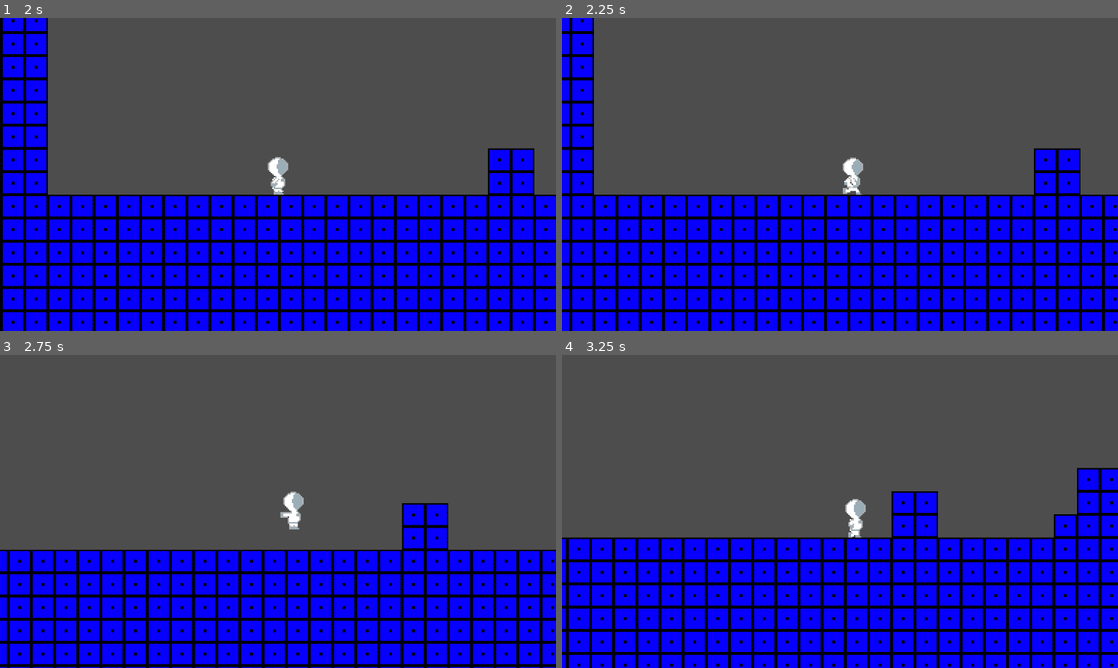
Above: before the commit, frames 1-4 (two rows, left to right).
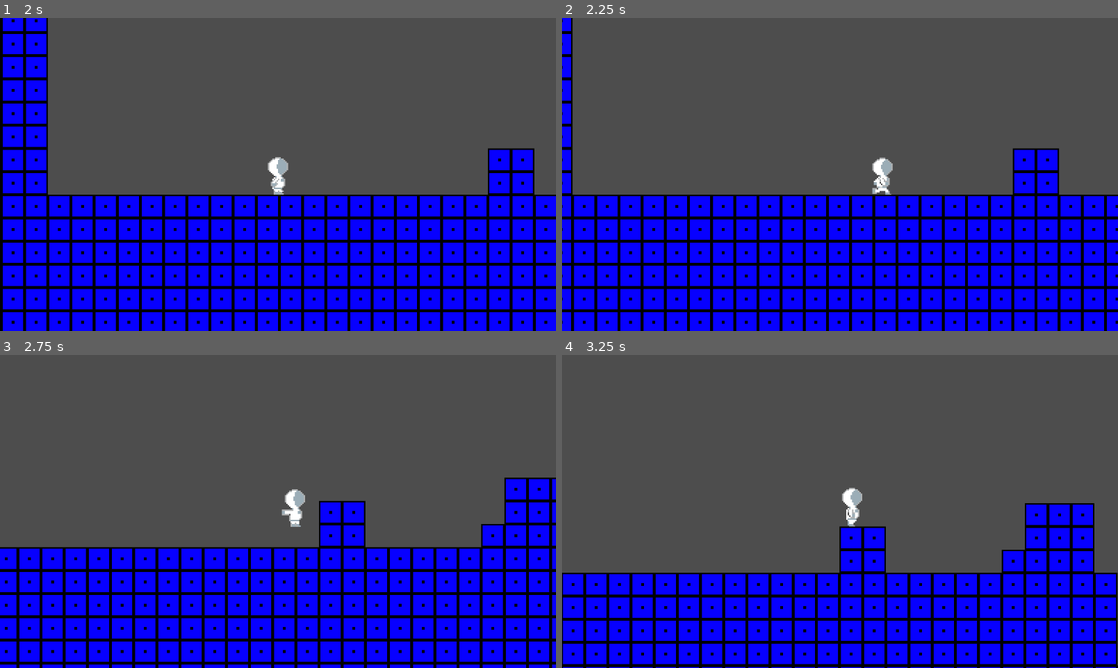
Above: after the commit, the same moments.

Repository: Tejas-Panchal/project_01
Game: Godot game, scene res://scenes/main.tscn
Same seed, same stepped clock (60 frames per second), same inputs: the game is played once before the commit and once after it.
Inputs (mouse positions are in pixels of both pictures, inside the frame that each line leads up to):
- Up to frame 1 (2 s): click "Play" at 0.5 s; click (33, 49) at 1.25 s
- Up to frame 2 (2.25 s): tap Enter at 2 s; hold D (right) from 2.03 s (still down); tap Shift (dash, bound only after the commit) at 2.1 s
- Up to frame 3 (2.75 s): keep holding D (right); tap Space (jump) at 2.27, 2.3, 2.57 s
- Up to frame 4 (3.25 s): keep holding D (right); tap Space (jump) at 2.85, 3.02 s; tap Shift (dash, bound only after the commit) at 3.05 s

Frame 1 is identical in both runs. In frame 2, 13% of the frame differs, in the area x 0-100%, y 0-100%; in frame 3, 23%; in frame 4, 28%, in the area x 0-100%, y 36-100%.

Commit message:
added dash function

Diff:
--- a/project.godot
+++ b/project.godot
@@ -39,7 +39,7 @@
 , Object(InputEventKey,"resource_local_to_scene":false,"resource_name":"","device":-1,"window_id":0,"alt_pressed":false …(186 unchanged characters)…
 ]
 }
-shift={
+dash={
 "deadzone": 0.5,
 "events": [Object(InputEventKey,"resource_local_to_scene":false,"resource_name":"","device":-1,"window_id":0,"alt_press …(195 unchanged characters)…
 , Object(InputEventMouseButton,"resource_local_to_scene":false,"resource_name":"","device":-1,"window_id":0,"alt_presse …(244 unchanged characters)…
--- a/scripts/player.gd
+++ b/scripts/player.gd
@@ -5,6 +5,13 @@
 var jump_velocity = -260
 var jump_count = 0
 var max_jump = 2
+var dash_speed = 4*speed
+var dash_duration = 0.2
+var dash_cooldown = 1.0
+var is_dashing = false
+var dash_time = 0.0
+var dash_direction = Vector2.ZERO
+var can_dash = true
 
 @onready var body: AnimatedSprite2D = $Body
 
@@ -15,10 +22,16 @@
 	pass
 
 func _physics_process(delta: float) -> void:
-	handle_gravity(delta)
-	handle_jump()
-	handle_movement_and_animation()
-	move_and_slide()
+	if is_dashing:
+		perform_dash(delta)
+	else:
+		handle_gravity(delta)
+		handle_jump()
+		handle_movement_and_animation()
+		move_and_slide()
+
+	if Input.is_action_just_pressed("dash") and can_dash:
+		start_dash()
 
 func handle_gravity(delta) -> void:
 	if not is_on_floor():
@@ -68,3 +81,26 @@
 			body.play("idle")
 		elif velocity.y == 0:
 			body.play("run")
+
+func start_dash() -> void:
+	is_dashing = true
+	dash_time = 0.0
+	dash_direction = Vector2.ZERO
+
+	if velocity.x !=0:
+		dash_direction = velocity.normalized()
+	else:
+		dash_direction = Vector2.RIGHT if body.flip_h == false else Vector2.LEFT
+
+	velocity.x = dash_direction.x * dash_speed
+	can_dash = false
+
+func perform_dash(delta: float) -> void:
+	dash_time += delta
+	if dash_time < dash_duration:
+		move_and_slide()
+	else:
+		is_dashing = false
+		velocity.x = 0
+		await get_tree().create_timer(dash_cooldown).timeout
+		can_dash = true
